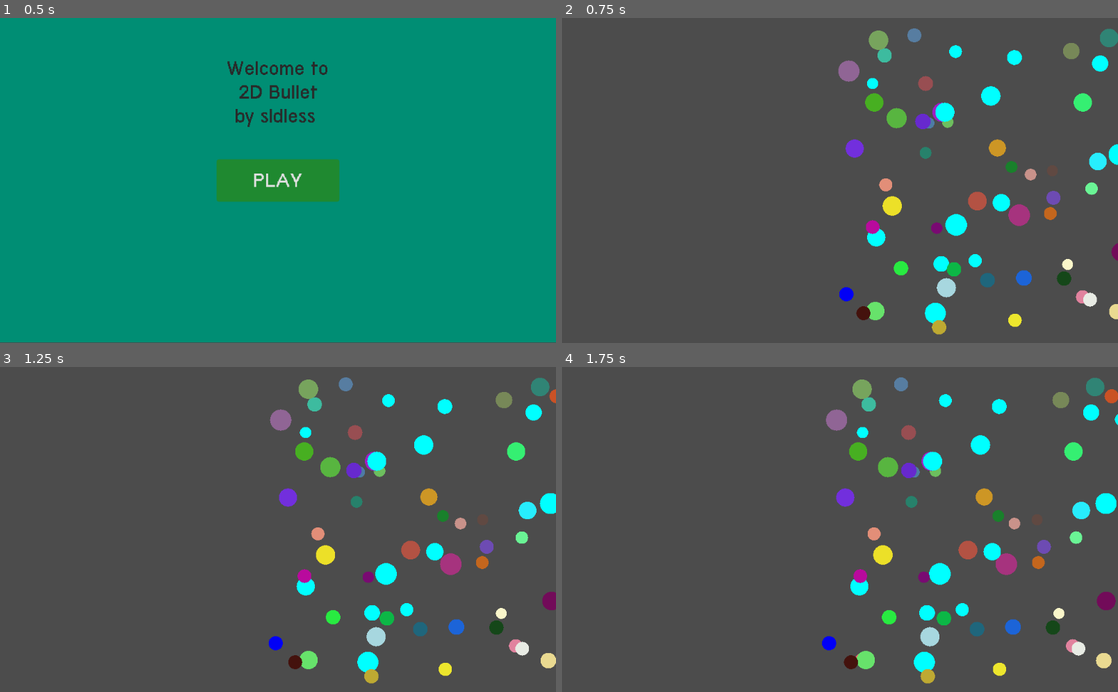
Above: before the commit, frames 1-4 (two rows, left to right).
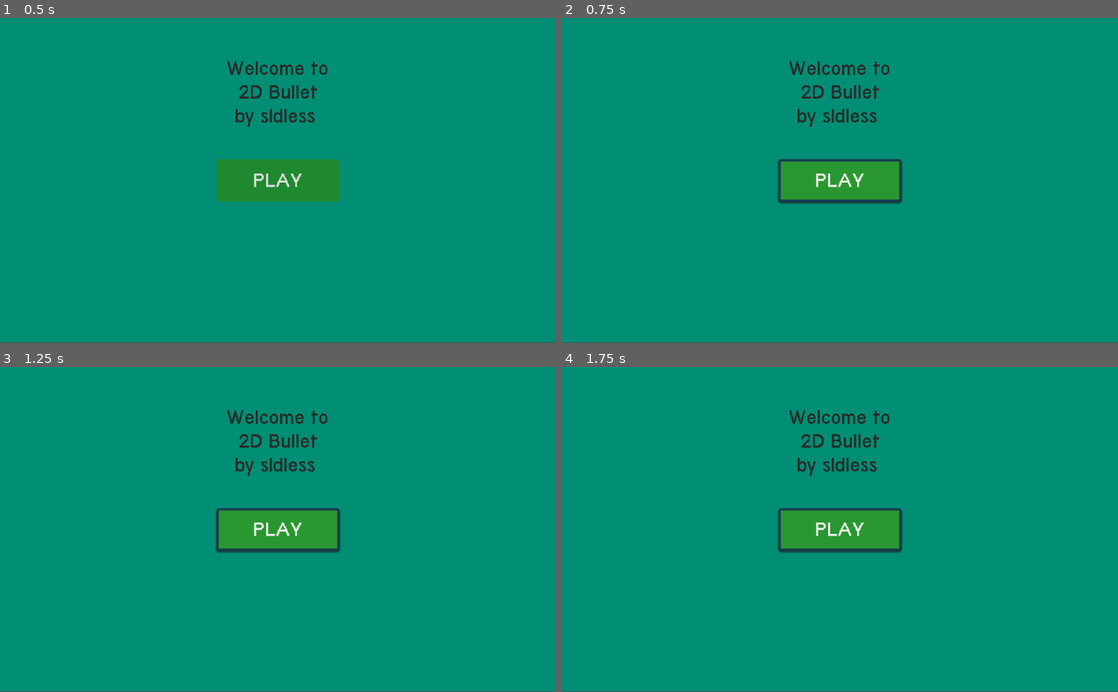
Above: after the commit, the same moments.

Repository: sldless/2DBullet
Game: Godot game, scene res://scripts/Menu/Menu.tscn
Same seed, same stepped clock (60 frames per second), same inputs: the game is played once before the commit and once after it.
Inputs (mouse positions are in pixels of both pictures, inside the frame that each line leads up to):
- Up to frame 1 (0.5 s): no input
- Up to frame 2 (0.75 s): click "PLAY" at 0.5 s
- Up to frame 3 (1.25 s): no input
- Up to frame 4 (1.75 s): click (840, 529) at 1.25 s, where only the run after the commit has a clickable "PLAY"

Frame 1 is identical in both runs. In frame 2, 100% of the frame differs, in the area x 0-100%, y 0-100%; in frame 3, 100%; in frame 4, 100%.

Commit message:
Update home.gd
removed unneeded variable added a quit and item shop button

Diff:
--- a/scripts/Menu/home.gd
+++ b/scripts/Menu/home.gd
@@ -1,7 +1,13 @@
 extends Button
 
+func _on_PlayButton_pressed() -> void:
+	get_tree().change_scene("res://scripts/main.tscn")
 
-var scene = "res://scripts/main.tscn"
 
-func _pressed() -> void:
-	get_tree().change_scene(scene)
+
+func _on_icButton_pressed():
+	pass # Replace with function body.
+
+
+func _on_quitButton_pressed():
+	get_tree().quit()
